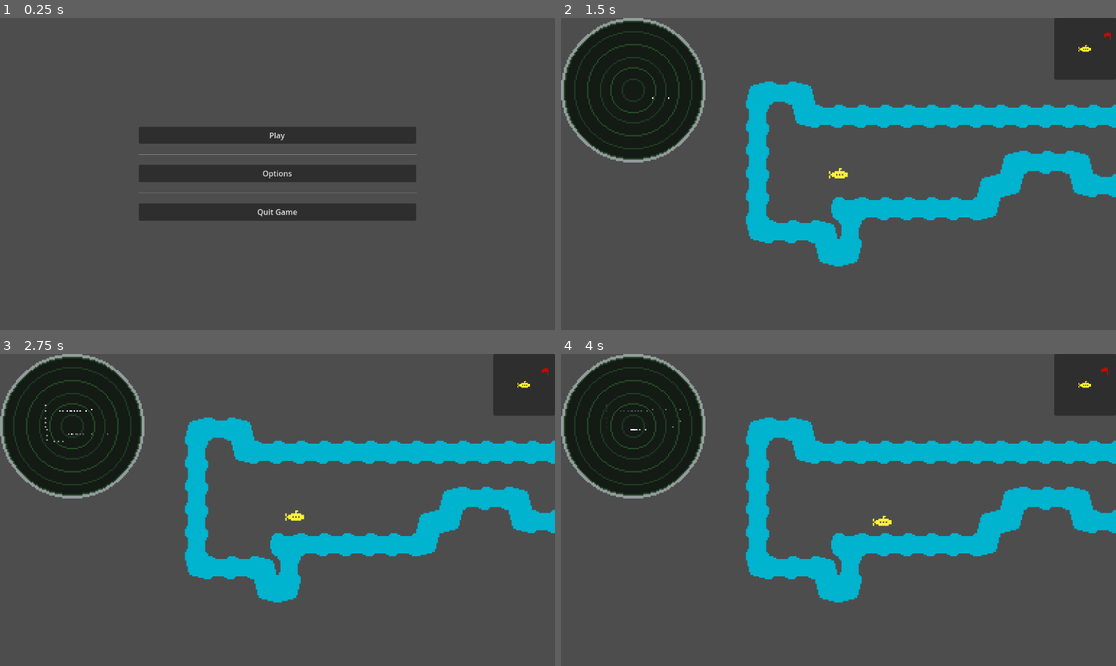
Above: before the commit, frames 1-4 (two rows, left to right).
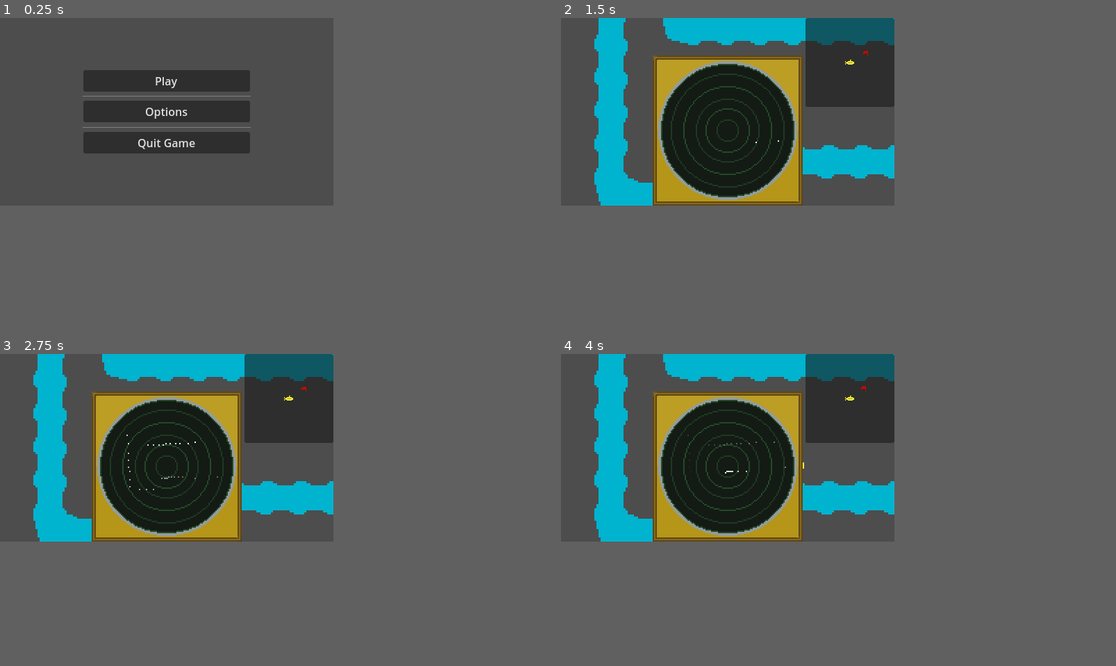
Above: after the commit, the same moments.

Repository: sparkworm/SonarScramble
Game: Godot game, scene res://scenes/main.tscn
Two runs of this game, one before a commit and one after it. Both use one fixed random seed, a clock stepped at 60 frames per second and the inputs below. The engine's default icon, where the game draws it, is replaced by a stand-in: a white triangle on a blue panel in a dark square.
Inputs:
- Up to frame 1 (0.25 s): no input
- Up to frame 2 (1.5 s): click "Play" at 0.5 s; tap Enter at 1.25 s; hold D (move_right) from 1.28 s (still down); tap Space (scan) at 1.35 s
- Up to frame 3 (2.75 s): release D (move_right) at 2.03 s; hold S (move_down) from 2.03 s (still down); tap Space (scan) at 2.1 s
- Up to frame 4 (4 s): release S (move_down) at 2.78 s; hold D (move_right) 2.78-3.53 s; tap Space (scan) at 2.85, 3.5, 3.6 s; hold W (move_up) from 3.53 s (still down)
In our replay, the window is 799x449 before the commit and 480x270 after it. These sizes can differ from the game's own. Grey fills any space a smaller window leaves; there, only what the larger window draws over its background counts as a difference.

The runs differ from the first frame. In frame 1, 13% of the frame differs, in the area x 14-76%, y 16-66%; in frame 2, 40%; in frame 3, 40%; in frame 4, 40%, in the area x 0-100%, y 0-80%.

Commit message:
Made the SonarDisplay a control node and added a custom panel texture.

Diff:
--- a/project.godot
+++ b/project.godot
@@ -19,6 +19,13 @@
 
 Globals="*res://autoload/globals.gd"
 MessageBus="*res://autoload/message_bus.gd"
+
+[display]
+
+window/size/viewport_width=480
+window/size/viewport_height=270
+window/size/mode=3
+window/stretch/mode="canvas_items"
 
 [input]
 
--- a/scenes/inherited/level.tscn
+++ b/scenes/inherited/level.tscn
@@ -1,9 +1,10 @@
-[gd_scene load_steps=6 format=3 uid="uid://mwyfe8vdrtsp"]
+[gd_scene load_steps=7 format=3 uid="uid://mwyfe8vdrtsp"]
 
 [ext_resource type="Script" path="res://scenes/inherited/level.gd" id="1_jr5w7"]
 [ext_resource type="PackedScene" uid="uid://b54kub8caffbr" path="res://scenes/terrain.tscn" id="2_btskq"]
 [ext_resource type="PackedScene" uid="uid://gpiem0035mou" path="res://scenes/entities/player_submarine.tscn" id="3_qdnrg"]
 [ext_resource type="PackedScene" uid="uid://776gdghe8ftc" path="res://scenes/sonar/sonar.tscn" id="4_pa7re"]
+[ext_resource type="Theme" uid="uid://bfx602mu5pdlo" path="res://visuals/ui/ui_theme.tres" id="5_curqo"]
 [ext_resource type="PackedScene" uid="uid://pfxbewe666f6" path="res://scenes/sonar/sonar_display.tscn" id="5_fqigm"]
 
 [node name="Level" type="Node"]
@@ -38,10 +39,22 @@
 offset_bottom = 40.0
 grow_horizontal = 0
 
-[node name="SonarDisplay" parent="CanvasLayer" node_paths=PackedStringArray("sonar") instance=ExtResource("5_fqigm")]
-position = Vector2(150, 150)
-scale = Vector2(3, 3)
-sonar = NodePath("../../PlayerSubmarine/Sonar")
+[node name="PanelContainer" type="PanelContainer" parent="CanvasLayer"]
+anchors_preset = 7
+anchor_left = 0.5
+anchor_top = 1.0
+anchor_right = 0.5
+anchor_bottom = 1.0
+offset_left = -55.0
+offset_top = -110.0
+offset_right = 55.0
+grow_horizontal = 2
+grow_vertical = 0
+theme = ExtResource("5_curqo")
+
+[node name="SonarDisplay" parent="CanvasLayer/PanelContainer" node_paths=PackedStringArray("sonar") instance=ExtResource("5_fqigm")]
+layout_mode = 2
+sonar = NodePath("../../../PlayerSubmarine/Sonar")
 
 [node name="WinZone" type="Area2D" parent="."]
 collision_layer = 16
--- a/scenes/mini_map/mini_map.tscn
+++ b/scenes/mini_map/mini_map.tscn
@@ -21,7 +21,6 @@
 texture = ExtResource("3_qwcnp")
 
 [node name="Camera" type="Camera2D" parent="MiniMap/Player"]
-zoom = Vector2(2, 2)
 
 [node name="Destination" type="Sprite2D" parent="MiniMap"]
 texture = ExtResource("3_byahr")
--- a/scenes/sonar/sonar_display.gd
+++ b/scenes/sonar/sonar_display.gd
@@ -1,11 +1,13 @@
 class_name SonarDisplay
-extends Node2D
+extends Control
 
 @export var sonar: Sonar
 @export var blip_scene: PackedScene
 @export var display_radius: int = 48
 @export var scale_factor: float = 3.0
 @export var blip_lifetime: float = 2.0
+
+@onready var display = %Display
 
 func _ready():
 	sonar.blip_detected.connect(Callable(self, "draw_blip"))
@@ -15,6 +17,6 @@
 		var new_blip: Blip = blip_scene.instantiate()
 		new_blip.life_time = blip_lifetime
 		new_blip.position = Vector2i(pos / scale_factor)
-		add_child(new_blip)
+		display.add_child(new_blip)
 	else:
 		print("blip outside of screen")
--- a/scenes/sonar/sonar_display.tscn
+++ b/scenes/sonar/sonar_display.tscn
@@ -4,9 +4,18 @@
 [ext_resource type="Texture2D" uid="uid://c0lgvlork6ioo" path="res://visuals/sprites/sonar001.png" id="2_68j8x"]
 [ext_resource type="PackedScene" uid="uid://bgqbbdpg1s1v1" path="res://scenes/sonar/blip.tscn" id="2_fgvro"]
 
-[node name="SonarDisplay" type="Node2D"]
+[node name="SonarDisplay" type="Control"]
+custom_minimum_size = Vector2(200, 200)
+layout_mode = 3
+anchors_preset = 0
 script = ExtResource("1_32klr")
 blip_scene = ExtResource("2_fgvro")
+scale_factor = 2.0
 
-[node name="Sprite2D" type="Sprite2D" parent="."]
+[node name="Display" type="Node2D" parent="."]
+unique_name_in_owner = true
+position = Vector2(100, 100)
+scale = Vector2(2, 2)
+
+[node name="Sprite2D" type="Sprite2D" parent="Display"]
 texture = ExtResource("2_68j8x")
--- /dev/null
+++ b/visuals/ui/ui_theme.tres
@@ -0,0 +1,13 @@
+[gd_resource type="Theme" load_steps=3 format=3 uid="uid://bfx602mu5pdlo"]
+
+[ext_resource type="Texture2D" uid="uid://1n521ahjgncu" path="res://visuals/ui/Panel002.png" id="1_413td"]
+
+[sub_resource type="StyleBoxTexture" id="StyleBoxTexture_vj3we"]
+texture = ExtResource("1_413td")
+texture_margin_left = 8.0
+texture_margin_top = 8.0
+texture_margin_right = 8.0
+texture_margin_bottom = 8.0
+
+[resource]
+PanelContainer/styles/panel = SubResource("StyleBoxTexture_vj3we")
Binary file added: visuals/to_import/Panel001.ase
Binary file added: visuals/to_import/Panel002.ase
Binary file added: visuals/ui/Panel001.png
Not shown, added: visuals/ui/Panel001.png.import
Binary file added: visuals/ui/Panel002.png
Not shown, added: visuals/ui/Panel002.png.import
